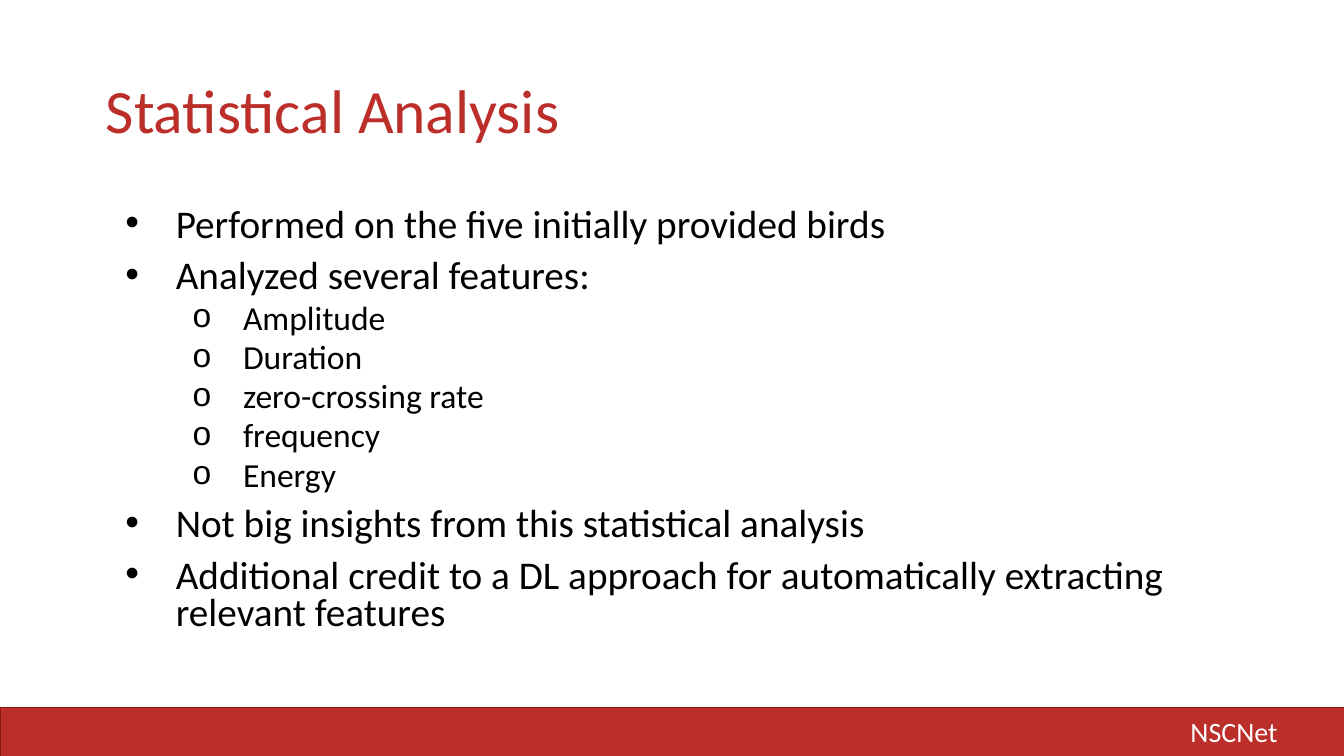
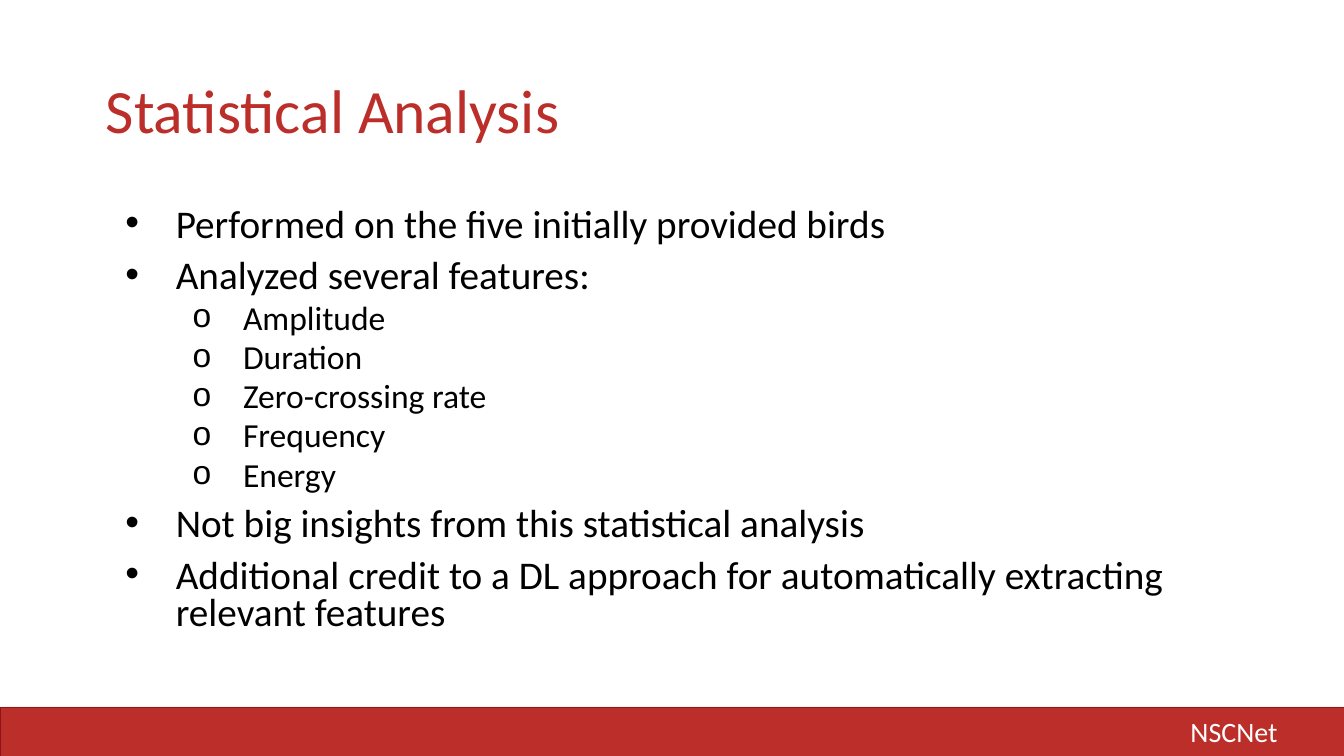
Before and after one commit to LIA-UniBo/NSCNet, a slide deck: slide 5 of docs/AII - Project Slides.pptx. Drawn at 1344x756 pixels with LibreOffice and Linux fonts; fonts in the diff are those of the drawing. Boxes give left, top, right and bottom in pixels: in the first picture for what was removed or moved away, otherwise in the second. Text is boxed around its words. In the diff, an @@ line names an element or a change of style, - is before the commit and + after.

```diff
--- a/docs/AII - Project Slides.pptx
+++ b/docs/AII - Project Slides.pptx
@@ text at bbox=[243, 385, 486, 453]: text changed @@
-  o zero-crossing rate
-  o frequency
+  o Zero-crossing rate
+  o Frequency
```
Also in this commit, not shown: 9 other slides changed, 1 slide removed.
